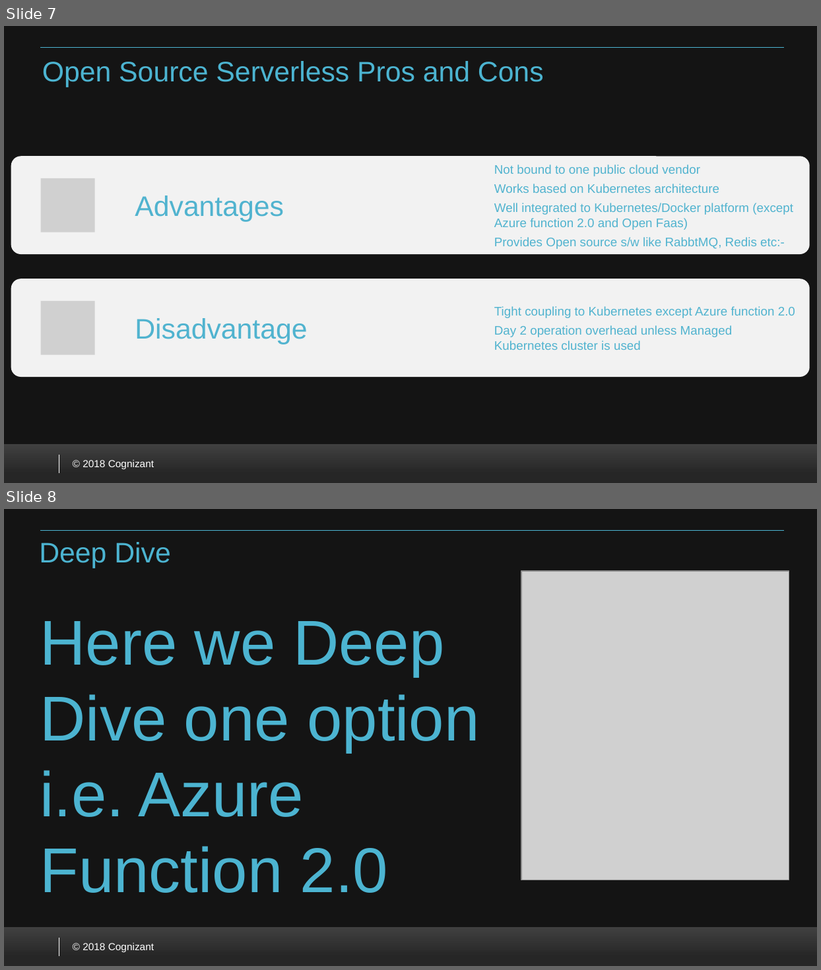
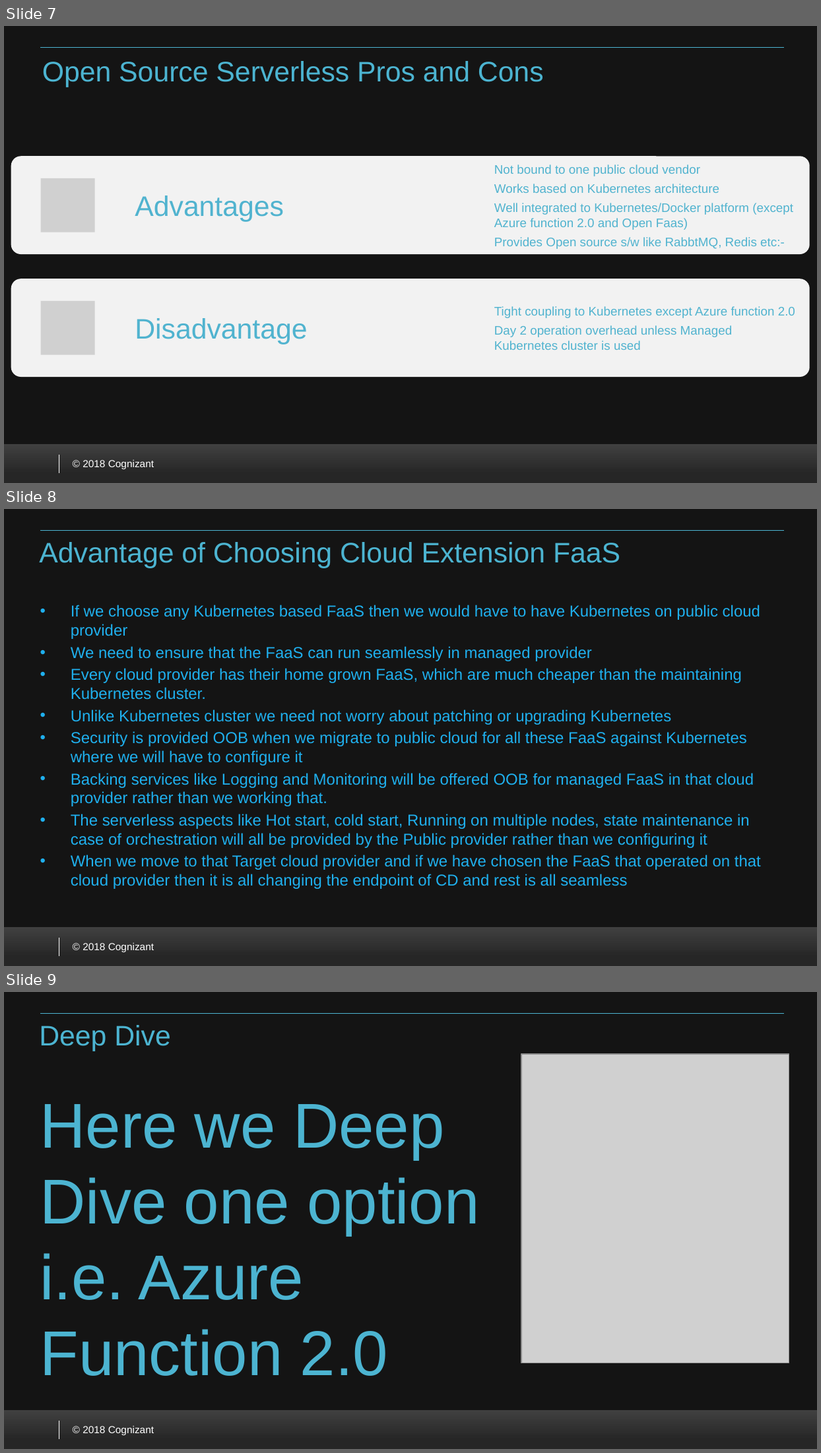
Before and after one commit to VenkateshSrini/MyDocuments, a slide deck: Azurefunction 2.0.pptx. Shown one above the other, each under a label of ours: slides 7 and 8 before the commit, slides 7, 8 and 9 after it. The pictures are 821x970 and 821x1453 pixels, drawn with LibreOffice and Linux fonts; fonts in the diff are those of the drawing; grey boxes stand for pictures; background and template pictures are left out. Boxes give left, top, right and bottom in pixels: in the first picture for what was removed or moved away, otherwise in the second. Text is boxed around its words. In the diff, an @@ line names an element or a change of style, - is before the commit and + after.

Commit message:
added the slide why we should choose a public cloud extension

```diff
--- a/Azurefunction 2.0.pptx
+++ b/Azurefunction 2.0.pptx
@@ slide 8 added at box(4, 509, 817, 966), background #FFFFFF; not listed: 5 template elements that a slide beside it also shows @@
@@ title added at box(39, 542, 620, 568), 25 pt, text #4CB4D1 @@
+Advantage of Choosing Cloud Extension FaaS
@@ text added at box(71, 605, 761, 889), 14 pt, text #1FB0EE @@
+• If we choose any Kubernetes based FaaS then we would have to have Kubernetes on public cloud provider
+• We need to ensure that the FaaS can run seamlessly in managed provider
+• Every cloud provider has their home grown FaaS, which are much cheaper than the maintaining Kubernetes cluster.
+• Unlike Kubernetes cluster we need not worry about patching or upgrading Kubernetes
+• Security is provided OOB when we migrate to public cloud for all these FaaS against Kubernetes where we will have to configure it
+• Backing services like Logging and Monitoring will be offered OOB for managed FaaS in that cloud provider rather than we working that.
+• The serverless aspects like Hot start, cold start, Running on multiple nodes, state maintenance in case of orchestration will all be provided by the Public provider rather than we configuring it
+• When we move to that Target cloud provider and if we have chosen the FaaS that operated on that cloud provider then it is all changing the endpoint of CD and rest is all seamless
@@ what was slide 8 is now slide 9 @@
```
